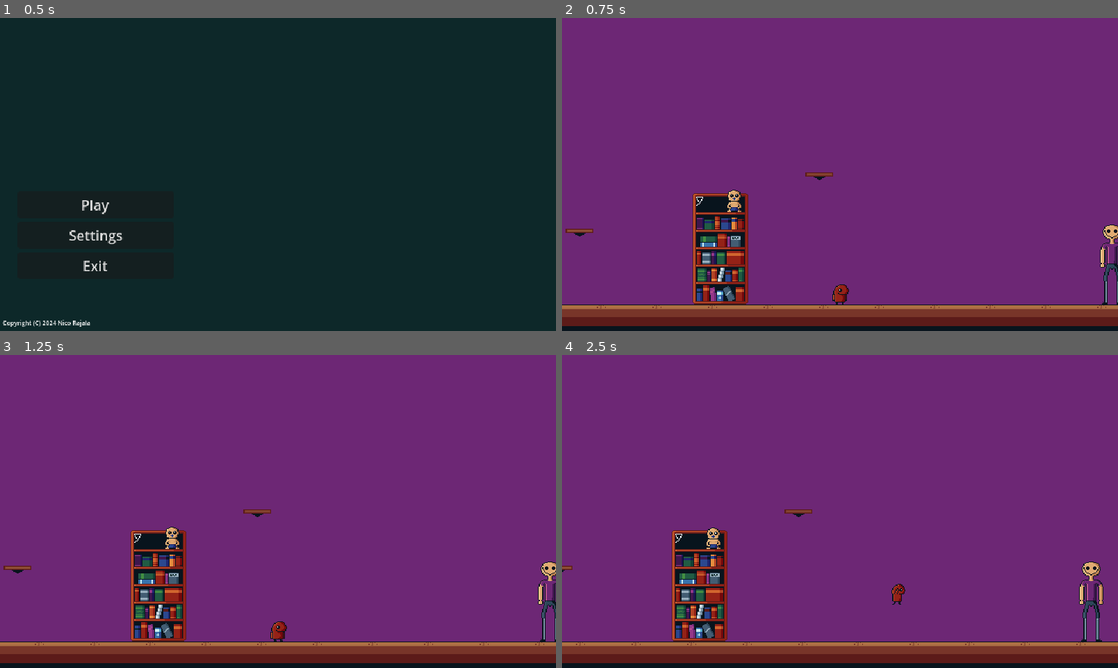
Above: before the commit, frames 1-4 (two rows, left to right).
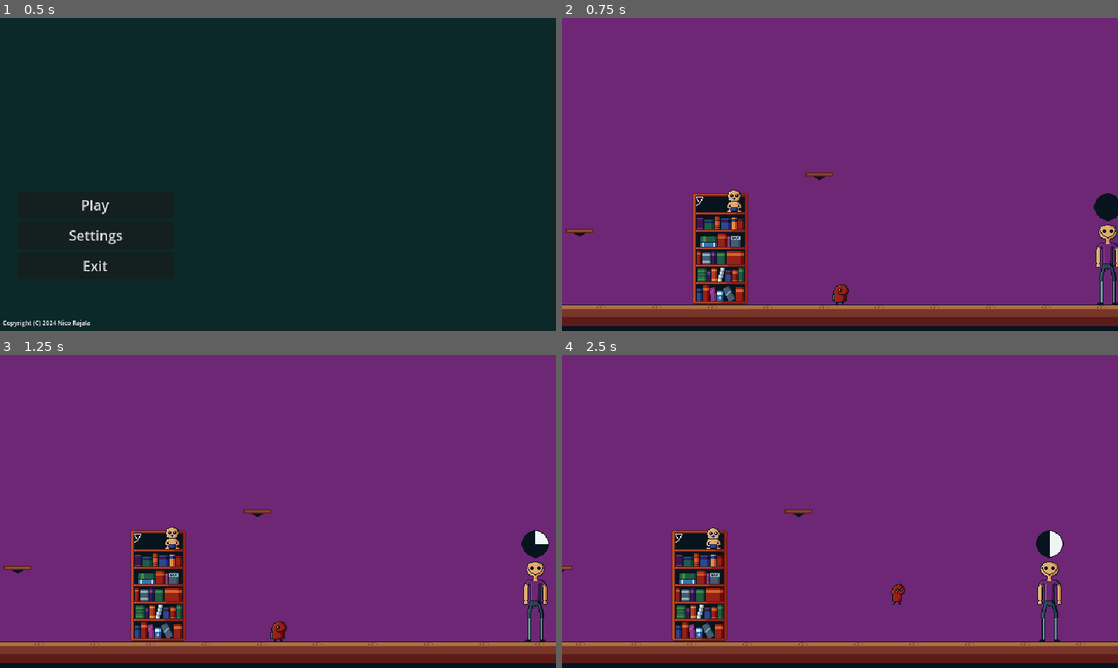
Above: after the commit, the same moments.

Repository: KilpikonnanKerma/ctc
Game: Godot game, scene res://scenes/main_menu.tscn
The game is run twice, just before and just after one commit, with the same random seed, the same clock (stepped at 60 frames per second) and the same inputs.
Inputs:
- Up to frame 1 (0.5 s): no input
- Up to frame 2 (0.75 s): click "Play" at 0.5 s
- Up to frame 3 (1.25 s): no input
- Up to frame 4 (2.5 s): hold D (mv_right) from 1.28 s (still down); tap E (consume) at 1.35 s; tap Space (jump) at 1.52, 2.27 s; tap W (hide) at 2.1 s

Frame 1 is identical in both runs. In frame 2, 0.9% of the frame differs, in the area x 95-100%, y 56-92%; in frame 3, 1.1%; in frame 4, 1.4%, in the area x 85-98%, y 56-92%.
Error before the commit: Attempt to call function 'hide' in base 'null instance' on a null instance. (res://scripts/daddy.gd:40)

Commit message:
why git no work

Diff:
--- a/scenes/daddy.tscn
+++ b/scenes/daddy.tscn
@@ -1,9 +1,14 @@
-[gd_scene load_steps=7 format=3 uid="uid://5c5eh2fjkx6i"]
+[gd_scene load_steps=13 format=3 uid="uid://5c5eh2fjkx6i"]
 
 [ext_resource type="Script" path="res://scripts/daddy.gd" id="1_ednn7"]
 [ext_resource type="Texture2D" uid="uid://deekn4hn4ugal" path="res://sprites/enemies/parent01_00.png" id="1_qkodp"]
 [ext_resource type="Texture2D" uid="uid://bk2pk53hlica" path="res://sprites/shit/huutomerkki.png" id="3_w82xr"]
 [ext_resource type="Texture2D" uid="uid://cjteld6qflwhx" path="res://sprites/shit/kymysys.png" id="4_owf87"]
+[ext_resource type="Texture2D" uid="uid://ocje617u3pju" path="res://sprites/shit/timerfull.png" id="5_v07gj"]
+[ext_resource type="Texture2D" uid="uid://b0cp5md2f8une" path="res://sprites/shit/timer_01.png" id="6_16fad"]
+[ext_resource type="Texture2D" uid="uid://nhnaius4edmm" path="res://sprites/shit/timer_02.png" id="7_238t8"]
+[ext_resource type="Texture2D" uid="uid://dtmpho0lxoega" path="res://sprites/shit/timer_03.png" id="8_icxeq"]
+[ext_resource type="Texture2D" uid="uid://bsg6abrr27e2o" path="res://sprites/shit/timer_04.png" id="9_atsu6"]
 
 [sub_resource type="SpriteFrames" id="SpriteFrames_b1yff"]
 animations = [{
@@ -14,6 +19,29 @@
 "loop": true,
 "name": &"idle",
 "speed": 5.0
+}]
+
+[sub_resource type="SpriteFrames" id="SpriteFrames_tpasg"]
+animations = [{
+"frames": [{
+"duration": 1.0,
+"texture": ExtResource("5_v07gj")
+}, {
+"duration": 1.0,
+"texture": ExtResource("6_16fad")
+}, {
+"duration": 1.0,
+"texture": ExtResource("7_238t8")
+}, {
+"duration": 1.0,
+"texture": ExtResource("8_icxeq")
+}, {
+"duration": 1.0,
+"texture": ExtResource("9_atsu6")
+}],
+"loop": true,
+"name": &"timer",
+"speed": 1.0
 }]
 
 [sub_resource type="RectangleShape2D" id="RectangleShape2D_syo84"]
@@ -28,6 +56,13 @@
 
 [node name="RayCast2D" type="RayCast2D" parent="."]
 visible = false
+
+[node name="notice_timer" type="AnimatedSprite2D" parent="."]
+visible = false
+position = Vector2(0, -64)
+sprite_frames = SubResource("SpriteFrames_tpasg")
+animation = &"timer"
+frame_progress = 0.626427
 
 [node name="Huutomerkki" type="Sprite2D" parent="."]
 visible = false
--- a/scenes/player.tscn
+++ b/scenes/player.tscn
@@ -380,7 +380,7 @@
 [sub_resource type="RectangleShape2D" id="RectangleShape2D_n3klj"]
 size = Vector2(638, 359)
 
-[node name="Player" type="CharacterBody2D" groups=["Player"]]
+[node name="Player" type="CharacterBody2D"]
 script = ExtResource("1_q5ei5")
 
 [node name="AnimatedSprite2D" type="AnimatedSprite2D" parent="."]
@@ -433,7 +433,6 @@
 }
 
 [node name="Eat_range" type="Area2D" parent="."]
-visible = false
 
 [node name="CollisionShape2D2" type="CollisionShape2D" parent="Eat_range"]
 position = Vector2(2, 1.5)
Binary file added: sprites/shit/timer_01.png
Not shown, added: sprites/shit/timer_01.png.import
Binary file added: sprites/shit/timer_02.png
Not shown, added: sprites/shit/timer_02.png.import
Binary file added: sprites/shit/timer_03.png
Not shown, added: sprites/shit/timer_03.png.import
Binary file added: sprites/shit/timer_04.png
Not shown, added: sprites/shit/timer_04.png.import
Binary file added: sprites/shit/timerfull.png
Not shown, added: sprites/shit/timerfull.png.import
